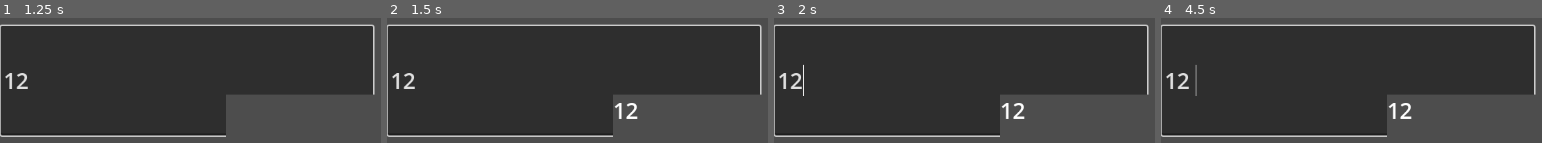
Above: before the commit, frames 1-4 (left to right).
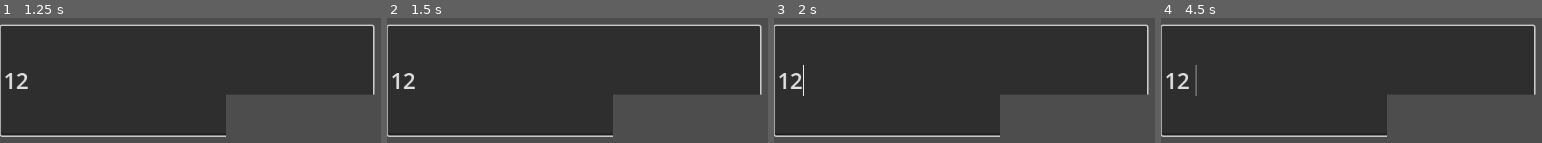
Above: after the commit, the same moments.

Repository: sinnom/stream-captions
Game: Godot game, scene res://main.tscn
The game is run twice, just before and just after one commit, with the same random seed, the same clock (stepped at 60 frames per second) and the same inputs.
Inputs (mouse positions are in pixels of both pictures, inside the frame that each line leads up to):
- Up to frame 1 (1.25 s): click (186, 80) at 0.52 s; type "12" at 0.6 s
- Up to frame 2 (1.5 s): tap Enter at 1.25 s; move the mouse to (outside the picture) at 1.27 s; click (outside the picture) at 1.42 s
- Up to frame 3 (2 s): no input
- Up to frame 4 (4.5 s): tap Space at 2, 3.5 s; drag from (outside the picture) to (outside the picture) at 2.02 s; tap Enter at 2.75, 4.25 s; move the mouse to (outside the picture) at 2.77 s; click (outside the picture) at 2.92 s; drag from (outside the picture) to (1321, 131) at 3.52 s; move the mouse to (outside the picture) at 4.27 s; click (outside the picture) at 4.42 s

Frame 1 is identical in both runs. In frame 2, 0.3% of the frame differs, in the area x 59-66%, y 68-81%; in frame 3, 0.3%; in frame 4, 0.3%.

Commit message:
refactor: save CaptionsDisplay to scene
this breaks the window drag and the text display

Diff:
--- a/main.tscn
+++ b/main.tscn
@@ -1,8 +1,7 @@
-[gd_scene load_steps=4 format=3 uid="uid://cjifwldhagvhc"]
+[gd_scene load_steps=3 format=3 uid="uid://cjifwldhagvhc"]
 
+[ext_resource type="PackedScene" uid="uid://djbfti6ltw778" path="res://scenes/captions_display.tscn" id="2_n2jsi"]
 [ext_resource type="Theme" uid="uid://bfd08ebhxbffa" path="res://theme.tres" id="2_u7ck4"]
-[ext_resource type="PackedScene" uid="uid://ccy3v8017ajkh" path="res://sequential_text.tscn" id="3_0fej8"]
-[ext_resource type="Script" path="res://DraggableWindow.gd" id="3_urmy5"]
 
 [node name="Main" type="Node"]
 
@@ -28,17 +27,4 @@
 size = Vector2i(500, 300)
 borderless = true
 
-[node name="CaptionsDisplay" type="Control" parent="Window"]
-layout_mode = 3
-anchors_preset = 0
-
-[node name="SequentialText" parent="Window/CaptionsDisplay" instance=ExtResource("3_0fej8")]
-layout_mode = 0
-
-[node name="DraggableWindow" type="Control" parent="Window/CaptionsDisplay" node_paths=PackedStringArray("window")]
-layout_mode = 3
-anchors_preset = 0
-script = ExtResource("3_urmy5")
-window = NodePath("../..")
-
-[connection signal="text_submitted" from="CaptionControls/LineEdit" to="Window/CaptionsDisplay/SequentialText" method="_on_line_edit_text_submitted"]
+[node name="CaptionsDisplay" parent="Window" instance=ExtResource("2_n2jsi")]
--- /dev/null
+++ b/scenes/captions_display.tscn
@@ -0,0 +1,17 @@
+[gd_scene load_steps=3 format=3 uid="uid://djbfti6ltw778"]
+
+[ext_resource type="PackedScene" uid="uid://ccy3v8017ajkh" path="res://sequential_text.tscn" id="1_71g14"]
+[ext_resource type="Script" path="res://DraggableWindow.gd" id="2_e7l0a"]
+
+[node name="CaptionsDisplay" type="Control"]
+layout_mode = 3
+anchors_preset = 0
+
+[node name="SequentialText" parent="." instance=ExtResource("1_71g14")]
+layout_mode = 0
+
+[node name="DraggableWindow" type="Control" parent="." node_paths=PackedStringArray("window")]
+layout_mode = 3
+anchors_preset = 0
+script = ExtResource("2_e7l0a")
+window = NodePath("../..")
